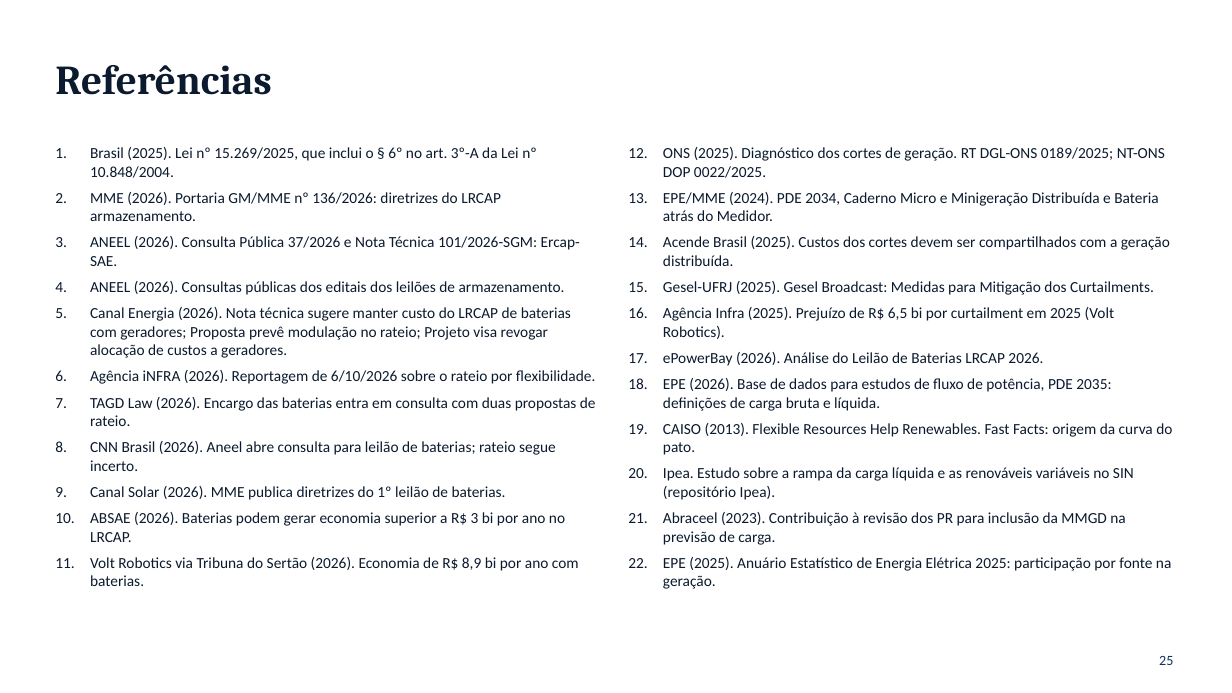
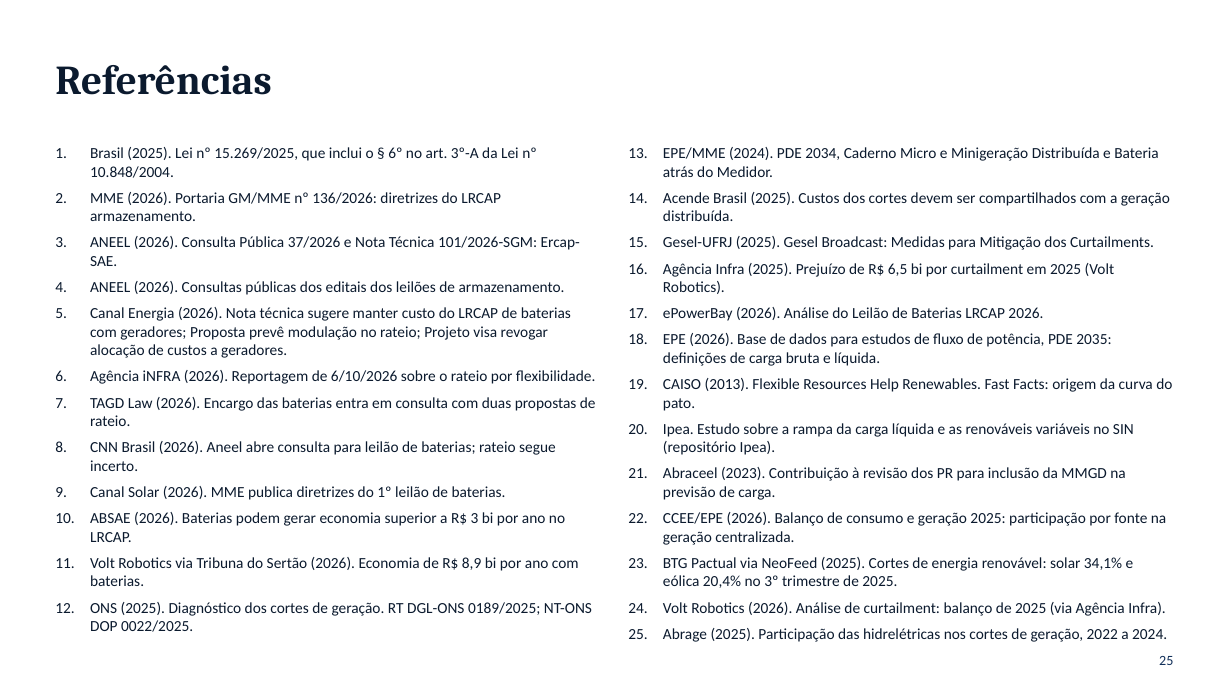
Before and after one commit to RonaldoSouza74/Instituto-de-Economia, a slide deck: slide 25 of Baterias_SIN_Economia_Setor_Eletrico_I.pptx. Drawn at 1232x693 pixels with LibreOffice and Linux fonts; fonts in the diff are those of the drawing. Boxes give left, top, right and bottom in pixels: in the first picture for what was removed or moved away, otherwise in the second. Text is boxed around its words. In the diff, an @@ line names an element or a change of style, - is before the commit and + after.

```diff
--- a/Baterias_SIN_Economia_Setor_Eletrico_I.pptx
+++ b/Baterias_SIN_Economia_Setor_Eletrico_I.pptx
@@ text at (663, 147, 1165, 178): paragraph removed @@
-12. ONS (2025). Diagnóstico dos cortes de geração. RT DGL-ONS 0189/2025; NT-ONS DOP 0022/2025.
@@ text at (663, 512, 1167, 642): text changed @@
-22. EPE (2025). Anuário Estatístico de Energia Elétrica 2025: participação por fonte na geração.
+22. CCEE/EPE (2026). Balanço de consumo e geração 2025: participação por fonte na geração centralizada.
+23. BTG Pactual via NeoFeed (2025). Cortes de energia renovável: solar 34,1% e eólica 20,4% no 3º trimestre de 2025.
+24. Volt Robotics (2026). Análise de curtailment: balanço de 2025 (via Agência Infra).
+25. Abrage (2025). Participação das hidrelétricas nos cortes de geração, 2022 a 2024.
@@ text at (90, 602, 592, 632): paragraph added @@
+12. ONS (2025). Diagnóstico dos cortes de geração. RT DGL-ONS 0189/2025; NT-ONS DOP 0022/2025.
```
Also in this commit, not shown: 15 other slides changed, 2 slides added, 2 slides removed.
